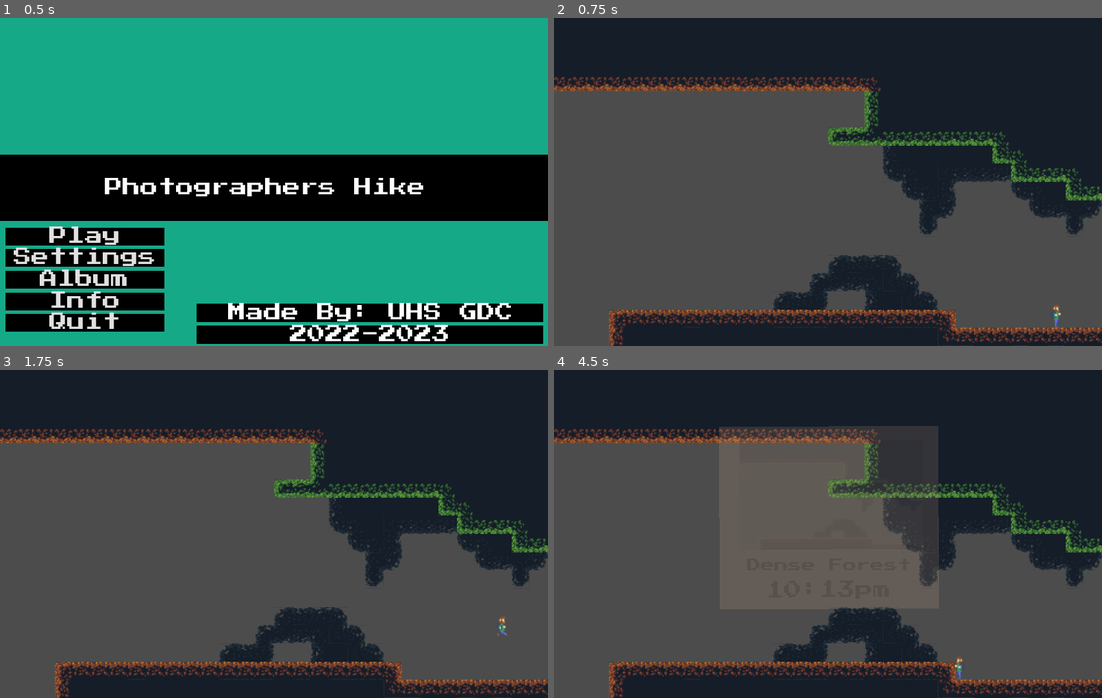
Above: before the commit, frames 1-4 (two rows, left to right).
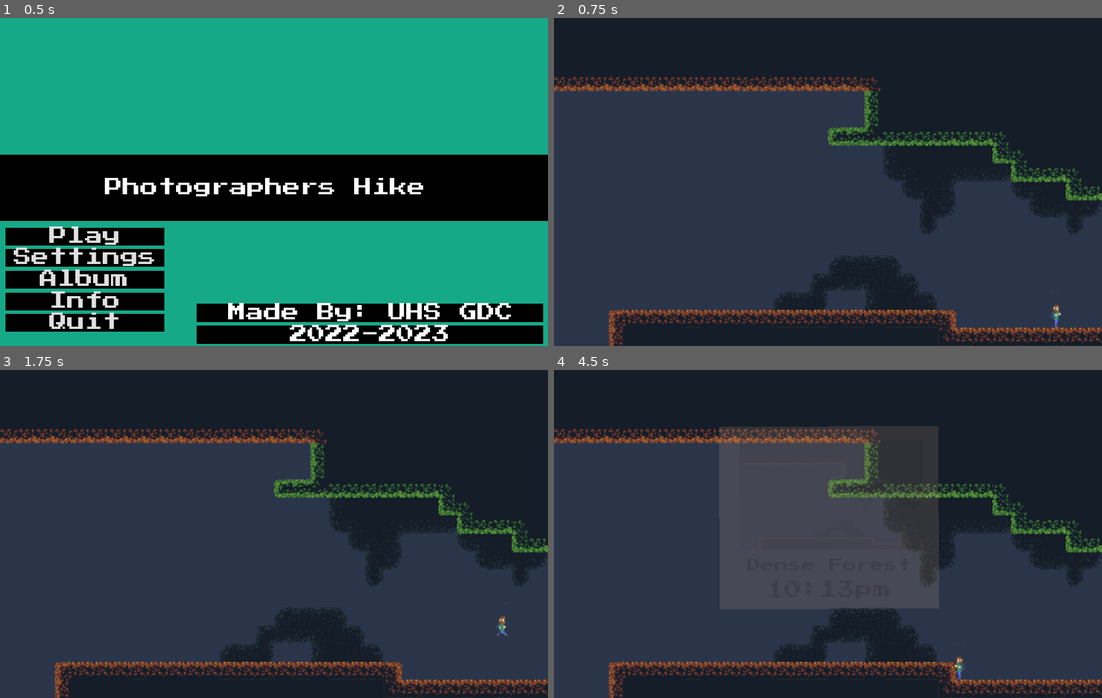
Above: after the commit, the same moments.

Repository: UHSGDC/Photographers-Hike
Game: Godot game, scene res://Game.tscn
Two runs of this game, one before a commit and one after it. Both use one fixed random seed, a clock stepped at 60 frames per second and the inputs below. The engine's default icon, where the game draws it, is replaced by a stand-in: a white triangle on a blue panel in a dark square.
Inputs (mouse positions are in pixels of both pictures, inside the frame that each line leads up to):
- Up to frame 1 (0.5 s): no input
- Up to frame 2 (0.75 s): click "Play" at 0.5 s
- Up to frame 3 (1.75 s): tap Enter at 1.25 s; move the mouse to (394, 517) at 1.27 s; hold Right (menu_right) from 1.28 s (still down); hold Ctrl (interact) from 1.28 s (still down); tap Space (jump) at 1.52 s
- Up to frame 4 (4.5 s): tap Space (jump) at 2, 2.27, 3.77 s; move the mouse to (718, 550) at 2.02 s; release Ctrl (interact) at 2.03 s; tap C (take_picture) at 2.1, 3.6 s; tap Enter at 2.75 s; move the mouse to (882, 461) at 2.77 s; release Right (menu_right) at 2.78 s; hold A (left) 2.78-3.53 s; hold Ctrl (interact) 2.78-3.53 s; move the mouse to (800, 599) at 3.52 s; hold Right (menu_right) from 3.53 s (still down); move the mouse to (992, 583) at 4.27 s; hold Ctrl (interact) from 4.28 s (still down)

Frame 1 is identical in both runs. In frame 2, 52% of the frame differs, in the area x 0-100%, y 22-100%; in frame 3, 52%; in frame 4, 52%.

Commit message:
Changes to background and keyboard speed

Diff:
--- a/PhotographersHike/Minigames/RockClimbing/RockClimbing.tscn
+++ b/PhotographersHike/Minigames/RockClimbing/RockClimbing.tscn
@@ -14,7 +14,7 @@
 max_attach_speed = 2000.0
 rock_detector_scene = ExtResource( 1 )
 jump_arrow_scene = ExtResource( 3 )
-keyboard_aim_speed = 2.0
+keyboard_aim_speed = 1.5
 
 [node name="VisibilityEnabler2D" type="VisibilityEnabler2D" parent="."]
 rect = Rect2( -200, -500, 400, 1000 )
--- a/PhotographersHike/default_env.tres
+++ b/PhotographersHike/default_env.tres
@@ -3,5 +3,4 @@
 [sub_resource type="ProceduralSky" id=1]
 
 [resource]
-background_mode = 2
 background_sky = SubResource( 1 )
--- a/PhotographersHike/project.godot
+++ b/PhotographersHike/project.godot
@@ -204,4 +204,5 @@
 2d/snapping/use_gpu_pixel_snap=true
 vram_compression/import_etc=true
 vram_compression/import_etc2=false
+environment/default_clear_color=Color( 0.168627, 0.207843, 0.290196, 1 )
 environment/default_environment="res://default_env.tres"
